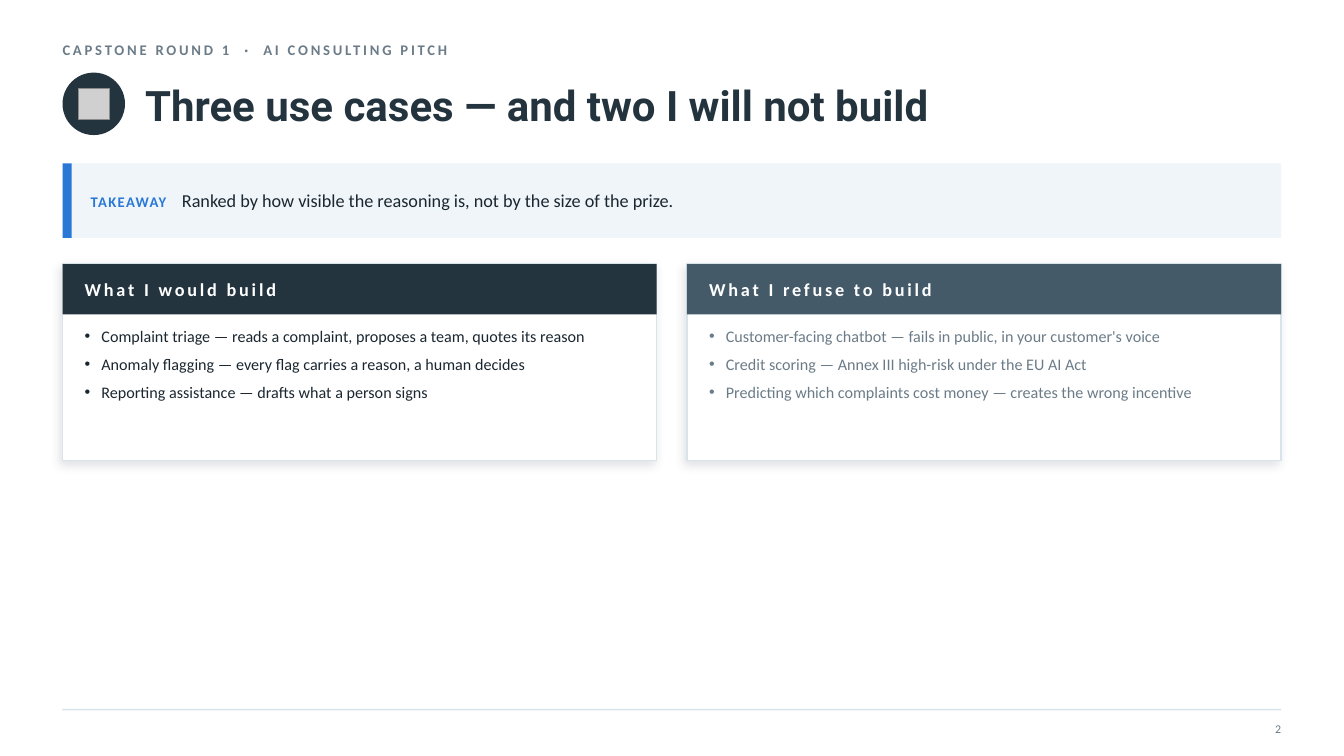
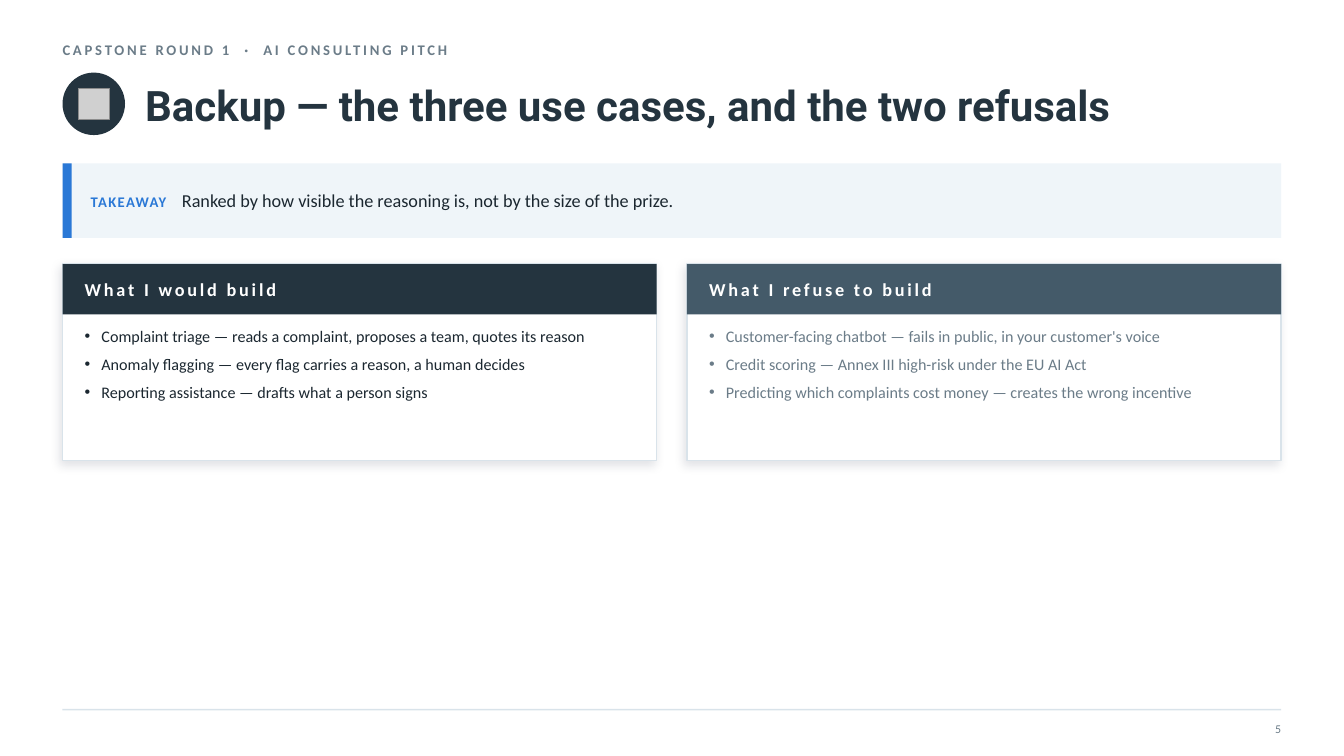
Before and after one commit to nyelugo/PROJECT-Capstone-AI-Consulting, a slide deck: slide 7 of presentation/round1_pitch.pptx (slide 3 before the commit). Drawn at 1344x756 pixels with LibreOffice and Linux fonts; fonts in the diff are those of the drawing; grey boxes stand for pictures. Boxes give left, top, right and bottom in pixels: in the first picture for what was removed or moved away, otherwise in the second. Text is boxed around its words. In the diff, an @@ line names an element or a change of style, - is before the commit and + after.

```diff
--- a/presentation/round1_pitch.pptx
+++ b/presentation/round1_pitch.pptx
@@ text at (x1=145, y1=89, x2=1110, y2=130): text changed @@
-Three use cases — and two I will not build
+Backup — the three use cases, and the two refusals
@@ text at (x1=1275, y1=725, x2=1281, y2=733): text changed @@
-2
+5
```
Also in this commit, not shown: 11 other slides changed, 1 slide added, 4 slides removed, 2 other files.
